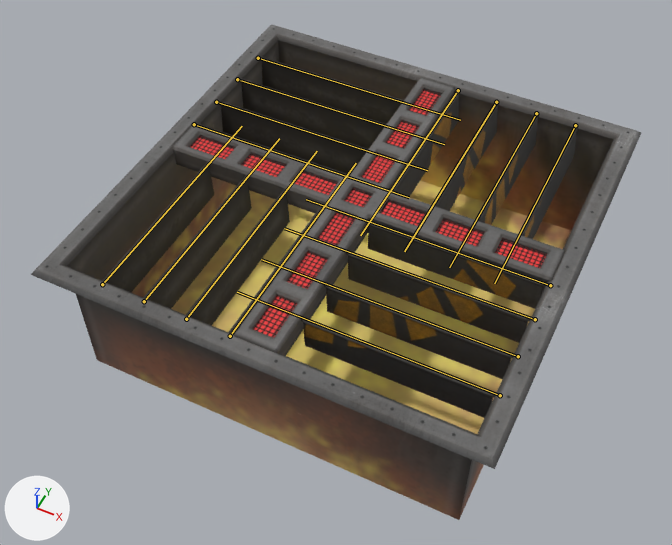
Two versions of the FBX model Penteract/Assets/Level 2 Props/Fire Tile Animated.fbx, one commit apart.
Before and after are seen from a 50 mm camera at (0.0373, -0.0811, 0.1045) aimed at (-0.0015, -0.0036, 0.0077). Every picture has the same lights, and +X, +Y and +Z are marked at lower left. Both versions are drawn at frame 57 of the action 'Take 001'; the numbers are the values there. The bones that change are drawn over the model as lines.

Names of what the first picture shows: 'FireTile'.
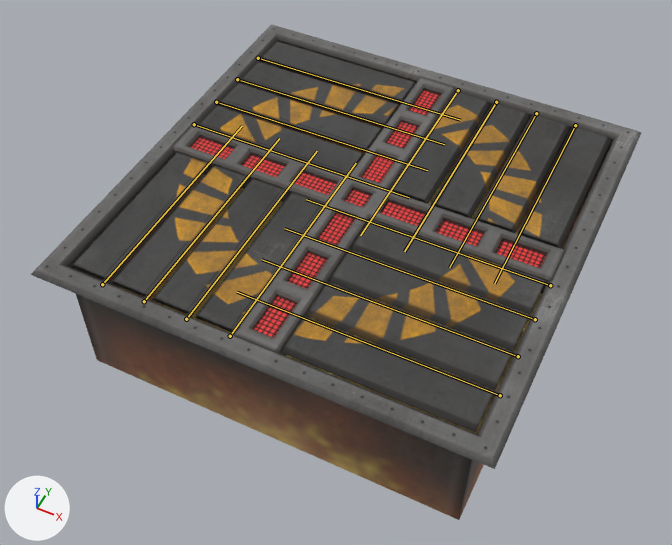
Patch to the scene script:
```diff
--- a/Penteract/Assets/Level 2 Props/Fire Tile Animated.fbx.py
+++ b/Penteract/Assets/Level 2 Props/Fire Tile Animated.fbx.py
@@ bone_joint01 @@
 bone_joint01 = bpy.data.objects['Armature'].pose.bones['joint01']  # child of 'root'
-bone_joint01.rotation_quaternion = (0.742, 0.0, -0.67, 0.0)  # degrees (0, -84, 0)
+bone_joint01.rotation_quaternion = (1.0, 0.0, 0.0, 0.0)  # degrees (0, 0, 0)
@@ bone_joint02 @@
 bone_joint02 = bpy.data.objects['Armature'].pose.bones['joint02']  # child of 'root'
-bone_joint02.rotation_quaternion = (0.742, 0.0, -0.67, 0.0)  # degrees (0, -84, 0)
+bone_joint02.rotation_quaternion = (1.0, 0.0, 0.0, 0.0)  # degrees (0, 0, 0)
@@ bone_joint03 @@
 bone_joint03 = bpy.data.objects['Armature'].pose.bones['joint03']  # child of 'root'
-bone_joint03.rotation_quaternion = (0.742, 0.0, -0.67, 0.0)  # degrees (0, -84, 0)
+bone_joint03.rotation_quaternion = (1.0, 0.0, 0.0, 0.0)  # degrees (0, 0, 0)
@@ bone_joint04 @@
 bone_joint04 = bpy.data.objects['Armature'].pose.bones['joint04']  # child of 'root'
-bone_joint04.rotation_quaternion = (0.742, 0.0, -0.67, 0.0)  # degrees (0, -84, 0)
+bone_joint04.rotation_quaternion = (1.0, 0.0, 0.0, 0.0)  # degrees (0, 0, 0)
@@ bone_joint05 @@
 bone_joint05 = bpy.data.objects['Armature'].pose.bones['joint05']  # child of 'root'
-bone_joint05.rotation_quaternion = (0.685, 0.0, -0.728, 0.0)  # degrees (0, -94, 0)
+bone_joint05.rotation_quaternion = (1.0, 0.0, 0.0, 0.0)  # degrees (0, 0, 0)
@@ bone_joint06 @@
 bone_joint06 = bpy.data.objects['Armature'].pose.bones['joint06']  # child of 'root'
-bone_joint06.rotation_quaternion = (0.685, 0.0, -0.728, 0.0)  # degrees (0, -94, 0)
+bone_joint06.rotation_quaternion = (1.0, 0.0, 0.0, 0.0)  # degrees (0, 0, 0)
@@ bone_joint07 @@
 bone_joint07 = bpy.data.objects['Armature'].pose.bones['joint07']  # child of 'root'
-bone_joint07.rotation_quaternion = (0.685, 0.0, -0.728, 0.0)  # degrees (0, -94, 0)
+bone_joint07.rotation_quaternion = (1.0, 0.0, 0.0, 0.0)  # degrees (0, 0, 0)
@@ bone_joint08 @@
 bone_joint08 = bpy.data.objects['Armature'].pose.bones['joint08']  # child of 'root'
-bone_joint08.rotation_quaternion = (0.685, 0.0, -0.728, 0.0)  # degrees (0, -94, 0)
+bone_joint08.rotation_quaternion = (1.0, 0.0, 0.0, 0.0)  # degrees (0, 0, 0)
@@ bone_joint09 @@
 bone_joint09 = bpy.data.objects['Armature'].pose.bones['joint09']  # child of 'root'
-bone_joint09.rotation_quaternion = (0.692, 0.0, -0.722, 0.0)  # degrees (0, -92, 0)
+bone_joint09.rotation_quaternion = (1.0, 0.0, 0.0, 0.0)  # degrees (0, 0, 0)
@@ bone_joint10 @@
 bone_joint10 = bpy.data.objects['Armature'].pose.bones['joint10']  # child of 'root'
-bone_joint10.rotation_quaternion = (0.692, 0.0, -0.722, 0.0)  # degrees (0, -92, 0)
+bone_joint10.rotation_quaternion = (1.0, 0.0, 0.0, 0.0)  # degrees (0, 0, 0)
@@ bone_joint11 @@
 bone_joint11 = bpy.data.objects['Armature'].pose.bones['joint11']  # child of 'root'
-bone_joint11.rotation_quaternion = (0.692, 0.0, -0.722, 0.0)  # degrees (0, -92, 0)
+bone_joint11.rotation_quaternion = (1.0, 0.0, 0.0, 0.0)  # degrees (0, 0, 0)
@@ bone_joint12 @@
 bone_joint12 = bpy.data.objects['Armature'].pose.bones['joint12']  # child of 'root'
-bone_joint12.rotation_quaternion = (0.692, 0.0, -0.722, 0.0)  # degrees (0, -92, 0)
+bone_joint12.rotation_quaternion = (1.0, 0.0, 0.0, 0.0)  # degrees (0, 0, 0)
@@ bone_joint13 @@
 bone_joint13 = bpy.data.objects['Armature'].pose.bones['joint13']  # child of 'root'
-bone_joint13.rotation_quaternion = (0.691, 0.0, -0.723, 0.0)  # degrees (0, -93, 0)
+bone_joint13.rotation_quaternion = (1.0, 0.0, 0.0, 0.0)  # degrees (0, 0, 0)
@@ bone_joint14 @@
 bone_joint14 = bpy.data.objects['Armature'].pose.bones['joint14']  # child of 'root'
-bone_joint14.rotation_quaternion = (0.691, 0.0, -0.723, 0.0)  # degrees (0, -93, 0)
+bone_joint14.rotation_quaternion = (1.0, 0.0, 0.0, 0.0)  # degrees (0, 0, 0)
@@ bone_joint15 @@
 bone_joint15 = bpy.data.objects['Armature'].pose.bones['joint15']  # child of 'root'
-bone_joint15.rotation_quaternion = (0.691, 0.0, -0.723, 0.0)  # degrees (0, -93, 0)
+bone_joint15.rotation_quaternion = (1.0, 0.0, 0.0, 0.0)  # degrees (0, 0, 0)
@@ bone_joint16 @@
 bone_joint16 = bpy.data.objects['Armature'].pose.bones['joint16']  # child of 'root'
-bone_joint16.rotation_quaternion = (0.691, 0.0, -0.723, 0.0)  # degrees (0, -93, 0)
+bone_joint16.rotation_quaternion = (1.0, 0.0, 0.0, 0.0)  # degrees (0, 0, 0)
```

Where the change shows, as pixel boxes [x1, y1, x2, y2] in the pictures (672 x 545 px):
'FireTile', posed
    both: [31, 25, 641, 520]
